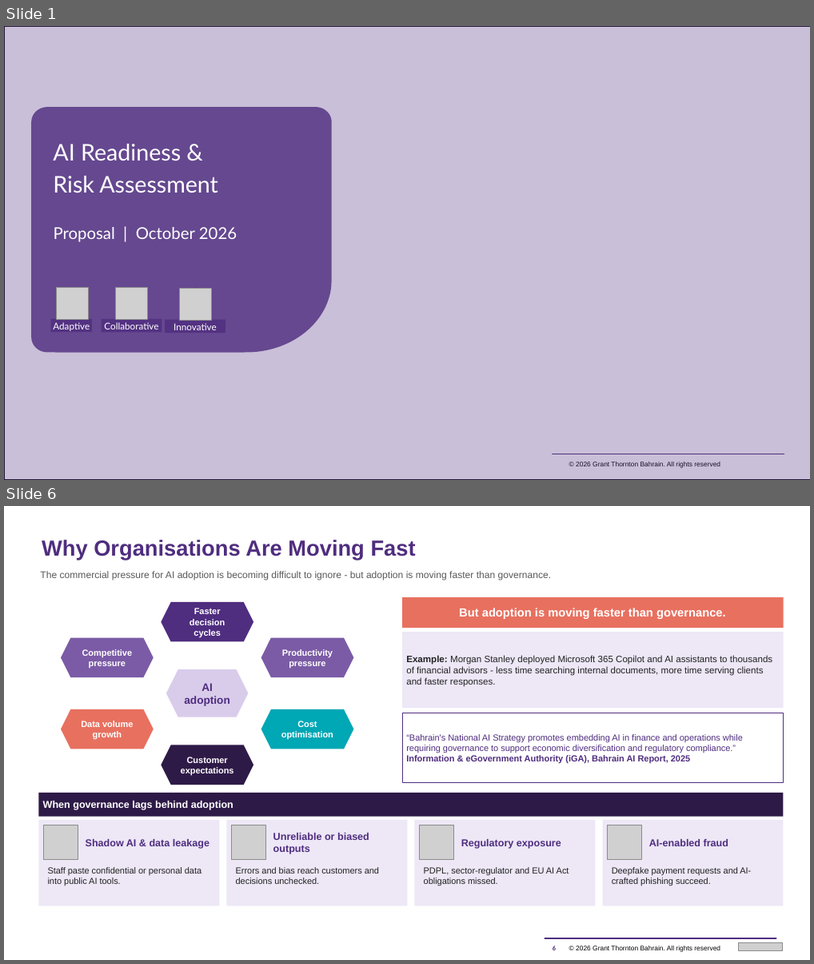
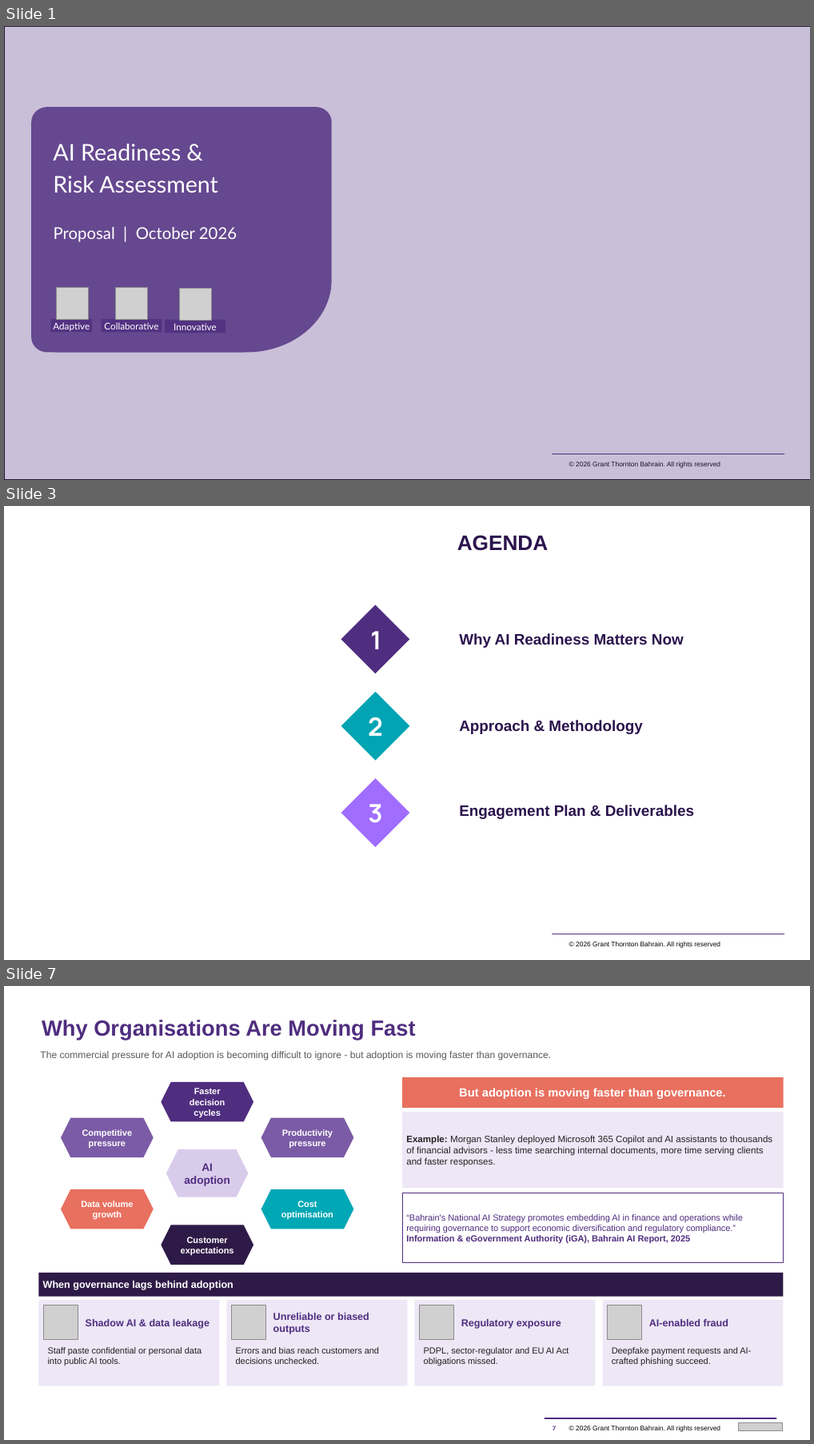
Before and after one commit to mahekdevangtrivedi-wq/GT-AI-Service-Line, a slide deck: 01_AI_Governance_Risk_Compliance/1.3_AI_Readiness_Assessment_Tool/GT_AI_Readiness_Assessment_Proposal.pptx. Shown one above the other, each under a label of ours: slides 1 and 6 before the commit, slides 1, 3 and 7 after it; the slides between them are not shown. The pictures are 814x964 and 814x1444 pixels, drawn with LibreOffice and Linux fonts; fonts in the diff are those of the drawing; grey boxes stand for pictures; background and template pictures are left out. Boxes give left, top, right and bottom in pixels: in the first picture for what was removed or moved away, otherwise in the second. Text is boxed around its words. In the diff, an @@ line names an element or a change of style, - is before the commit and + after.

```diff
--- a/01_AI_Governance_Risk_Compliance/1.3_AI_Readiness_Assessment_Tool/GT_AI_Readiness_Assessment_Proposal.pptx
+++ b/01_AI_Governance_Risk_Compliance/1.3_AI_Readiness_Assessment_Tool/GT_AI_Readiness_Assessment_Proposal.pptx
@@ slide 3 added at (x1=4, y1=506, x2=810, y2=960), background #FFFFFF; not listed: 2 template elements that a slide beside it also shows @@
@@ text added at (x1=458, y1=535, x2=549, y2=551), 25 pt, text #2B144D, bold @@
+AGENDA
@@ diamond added at (x1=342, y1=604, x2=410, y2=673), fill #4F2D7F @@
@@ text added at (x1=370, y1=631, x2=382, y2=649), 30 pt, text #FFFFFF, bold @@
+1
@@ text added at (x1=459, y1=633, x2=684, y2=648), 18 pt, text #2B144D, bold @@
+Why AI Readiness Matters Now
@@ diamond added at (x1=342, y1=692, x2=410, y2=760), fill #00A4B3 @@
@@ text added at (x1=368, y1=717, x2=383, y2=736), 30 pt, text #FFFFFF, bold @@
+2
@@ text added at (x1=459, y1=720, x2=642, y2=734), 18 pt, text #2B144D, bold @@
+Approach & Methodology
@@ diamond added at (x1=342, y1=778, x2=410, y2=847), fill #A06DFF @@
@@ text added at (x1=368, y1=804, x2=382, y2=823), 30 pt, text #FFFFFF, bold @@
+3
@@ text added at (x1=459, y1=804, x2=694, y2=819), 18 pt, text #2B144D, bold @@
+Engagement Plan & Deliverables
@@ what was slide 6 is now slide 7 @@
```
Also in this commit, not shown: 5 slides changed, 10 other files.
